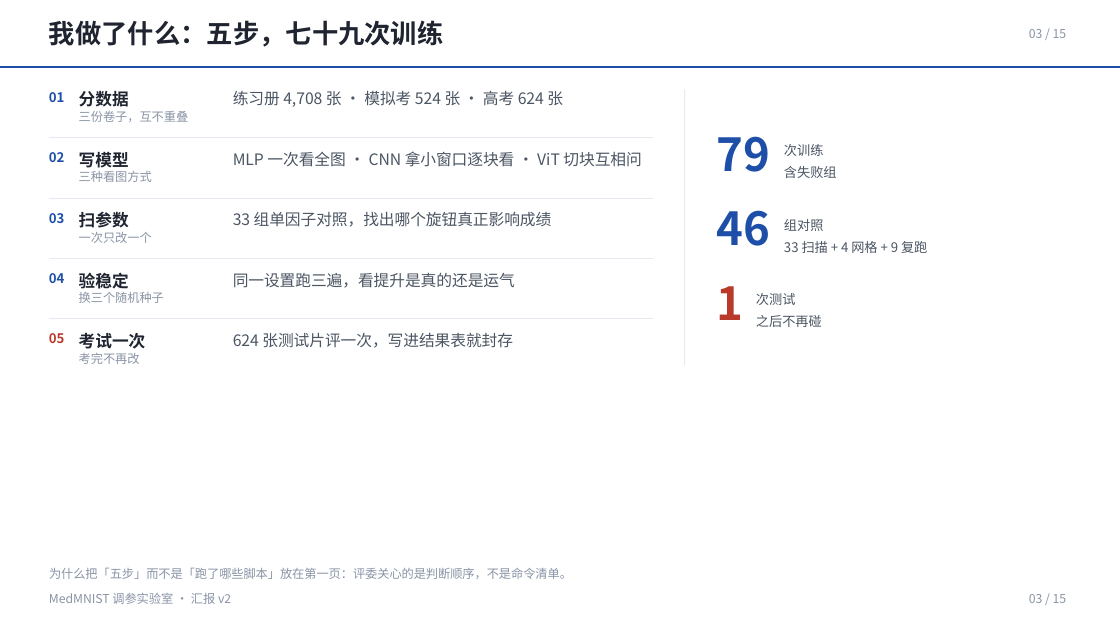
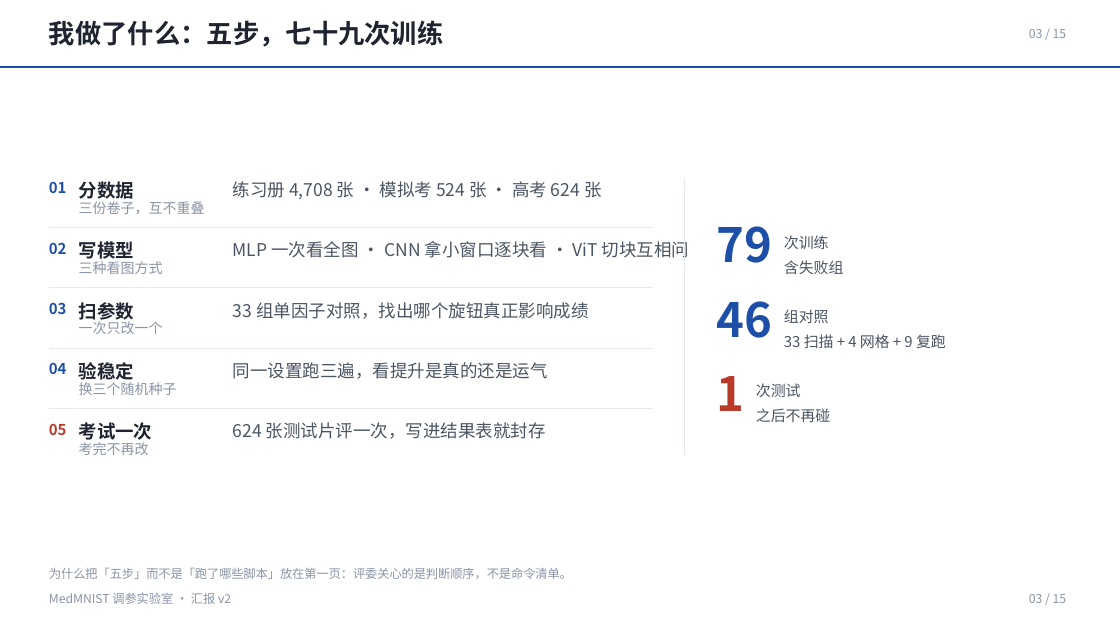
Before and after one commit to via453/medmnist-tuning-lab, a slide deck: slide 3 of MedMNIST调参实验室_汇报_v2/MedMNIST调参实验室_汇报_v2.pptx. Drawn at 1120x630 pixels with LibreOffice and Linux fonts; fonts in the diff are those of the drawing. Boxes give left, top, right and bottom in pixels: in the first picture for what was removed or moved away, otherwise in the second. Text is boxed around its words. In the diff, an @@ line names an element or a change of style, - is before the commit and + after.

```diff
--- a/MedMNIST调参实验室_汇报_v2/MedMNIST调参实验室_汇报_v2.pptx
+++ b/MedMNIST调参实验室_汇报_v2/MedMNIST调参实验室_汇报_v2.pptx
@@ 26 texts, 4 freeform shapes, 1 rectangle: place and size @@
-26 texts, 4 freeform shapes, 1 rectangle at (49,89,927,365)
+26 texts, 4 freeform shapes, 1 rectangle at (49,179,946,455)
@@ size 11.2 to 12.8 pt in 8 elements at (756,383,830,423), (49,181,67,193), (49,242,67,254), (49,302,67,314), (49,423,67,435), (784,235,843,274), (784,309,946,348), (49,362,67,374) @@
@@ size 10.5 to 12 pt in 5 elements at (79,442,149,455), (79,201,205,214), (79,261,163,274), (79,321,163,334), (79,382,177,395) @@
@@ size 39 to 40.5 pt in 3 elements at (717,301,773,338), (717,226,773,263), (717,376,745,411) @@
@@ size 14.2 to 15.8 pt in 5 elements at (79,181,134,203), (79,241,134,263), (79,302,134,324), (79,362,134,384), (79,422,152,444) @@
@@ size 13.5 to 15 pt in 5 elements at (233,181,601,199), (233,241,689,258), (233,302,588,319), (233,362,548,379), (233,422,546,439) @@
```
Also in this commit, not shown: 1 other slide changed, 47 other files.
